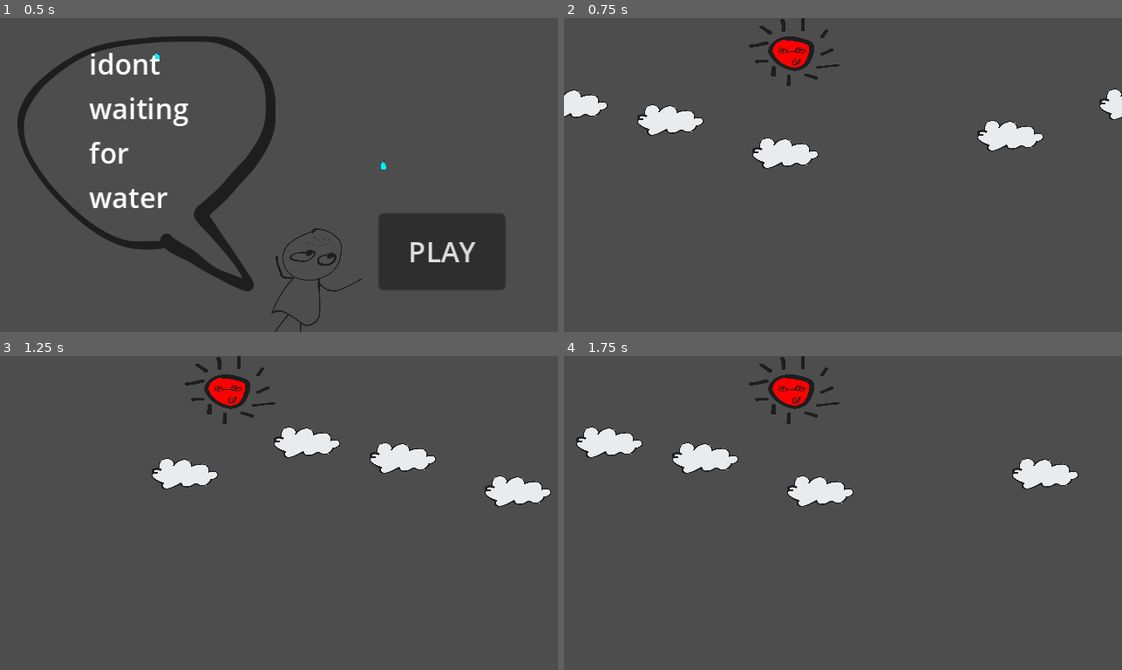
Above: before the commit, frames 1-4 (two rows, left to right).
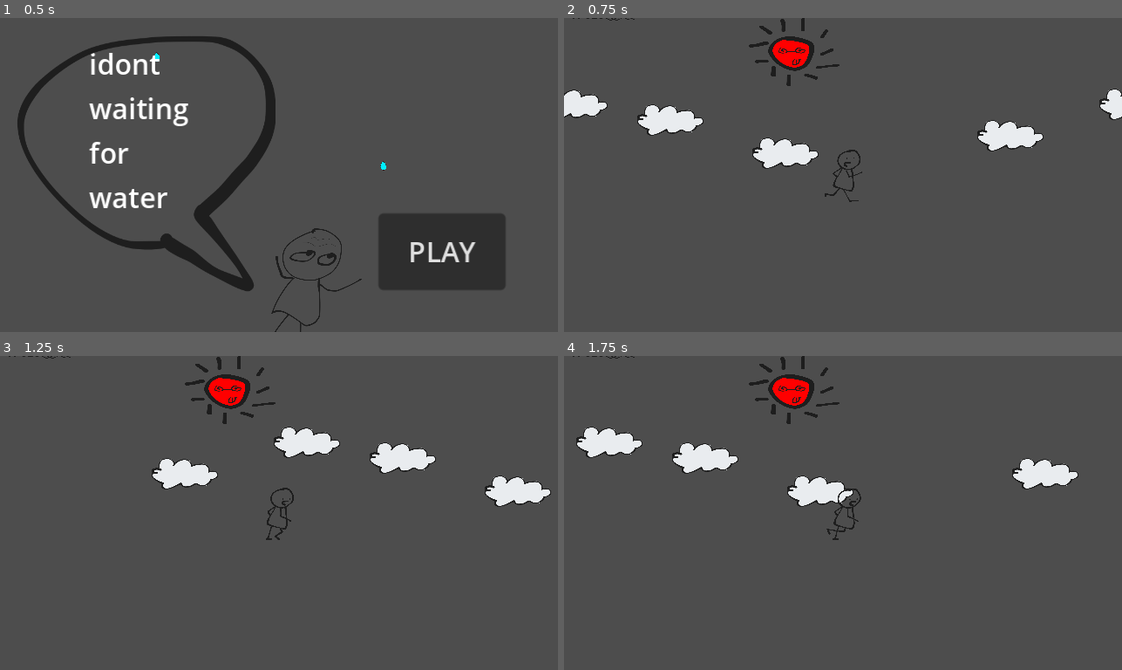
Above: after the commit, the same moments.

Repository: icehongssii/idontwaitingforwater
Game: Godot game, scene res://main.tscn
The game is run twice, just before and just after one commit, with the same random seed, the same clock (stepped at 60 frames per second) and the same inputs.
Inputs:
- Up to frame 1 (0.5 s): no input
- Up to frame 2 (0.75 s): click "PLAY" at 0.5 s
- Up to frame 3 (1.25 s): no input
- Up to frame 4 (1.75 s): tap Enter (ui_accept) at 1.25, 1.52 s; hold Right (ui_right) from 1.28 s (still down)

Frame 1 is identical in both runs. In frame 2, 0.2% of the frame differs, in the area x 1-54%, y 0-59%; in frame 3, 0.2%, in the area x 1-53%, y 0-59%; in frame 4, 0.2%.

Commit message:
fix: image path

Diff:
--- a/parallax.tscn
+++ b/parallax.tscn
@@ -3,7 +3,7 @@
 [ext_resource type="Texture2D" uid="uid://cgnbtqm8ypcmo" path="res://art/environment/road.excalidraw.svg" id="1_ohgrb"]
 [ext_resource type="PackedScene" uid="uid://1ru86tiurtxq" path="res://player.tscn" id="3_0nv2d"]
 [ext_resource type="Texture2D" uid="uid://dabbgfghbhs12" path="res://art/environment/sun.svg" id="3_bydl3"]
-[ext_resource type="Texture2D" path="res://art/road.excalidraw.svg" id="3_chm7e"]
+[ext_resource type="Texture2D" uid="uid://cgnbtqm8ypcmo" path="res://art/environment/road.excalidraw.svg" id="3_chm7e"]
 [ext_resource type="Texture2D" uid="uid://cj5lrtld8t3hr" path="res://art/environment/cloud.svg" id="4_h8lon"]
 
 [node name="Parallax" type="Node2D"]
--- a/player.tscn
+++ b/player.tscn
@@ -1,10 +1,10 @@
 [gd_scene load_steps=11 format=3 uid="uid://1ru86tiurtxq"]
 
 [ext_resource type="Script" path="res://player.gd" id="1_r64pk"]
-[ext_resource type="Texture2D" path="res://art/player-run1.excalidraw.svg" id="1_sakkq"]
-[ext_resource type="Texture2D" path="res://art/player-run2.excalidraw.svg" id="2_ylqup"]
-[ext_resource type="Texture2D" path="res://art/player-run3.excalidraw.svg" id="3_o8gf2"]
-[ext_resource type="Texture2D" path="res://art/player-run4.svg" id="4_5u4x6"]
+[ext_resource type="Texture2D" uid="uid://dvg54bqx7drle" path="res://art/player/run/player-run1.excalidraw.svg" id="1_sakkq"]
+[ext_resource type="Texture2D" uid="uid://8ng7odb5yhtl" path="res://art/player/run/player-run2.excalidraw.svg" id="2_ylqup"]
+[ext_resource type="Texture2D" uid="uid://j6oskwq5gsxk" path="res://art/player/run/player-run3.excalidraw.svg" id="3_o8gf2"]
+[ext_resource type="Texture2D" uid="uid://crrw5hc32s5hd" path="res://art/player/run/player-run4.svg" id="4_5u4x6"]
 
 [sub_resource type="CapsuleShape2D" id="CapsuleShape2D_cvjo8"]
 radius = 157.0
